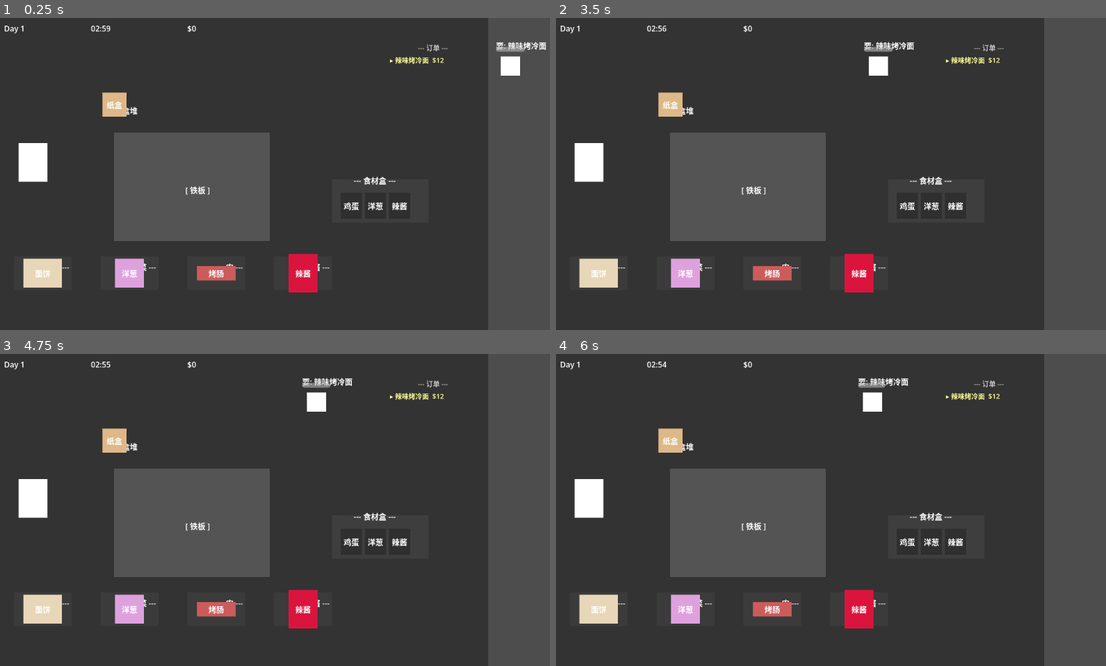
Above: before the commit, frames 1-4 (two rows, left to right).
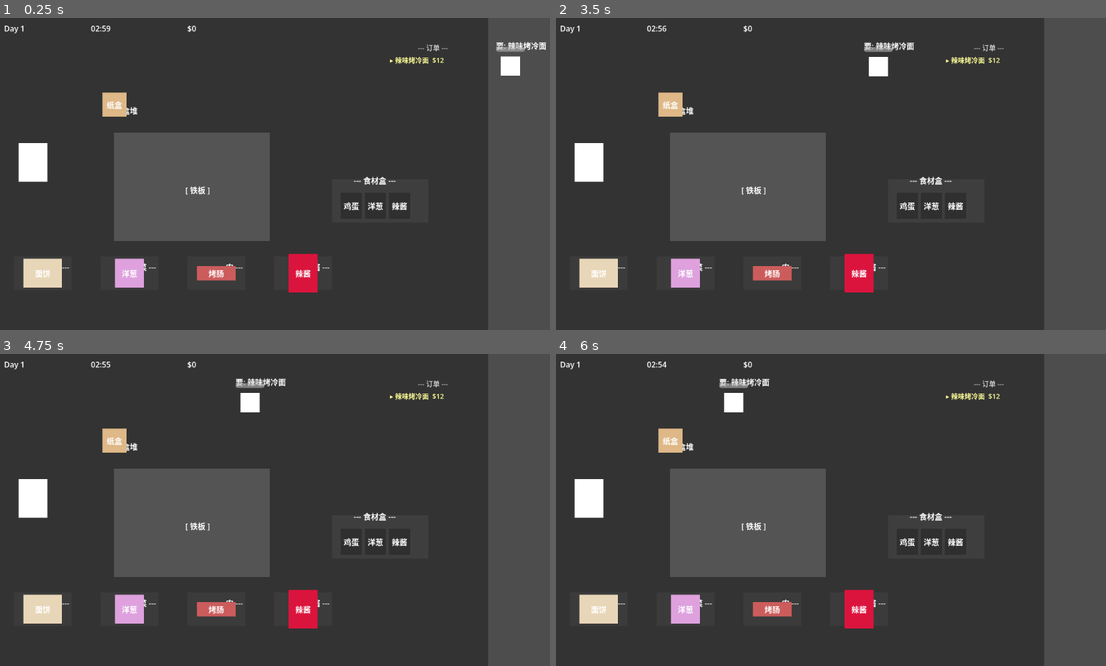
Above: after the commit, the same moments.

Repository: stitchohana/KaoLengMian
Game: Godot game, scene res://scenes/main.tscn
Two runs of this game, one before a commit and one after it. Both use one fixed random seed, a clock stepped at 60 frames per second and the inputs below.
Inputs (mouse positions are in pixels of both pictures, inside the frame that each line leads up to):
- Up to frame 1 (0.25 s): no input
- Up to frame 2 (3.5 s): move the mouse to (952, 158) at 0.52 s; click (952, 158) at 0.67 s; drag from (715, 189) to (1007, 64) at 1.27 s; move the mouse to (886, 105) at 2.02 s; click (886, 105) at 2.17 s; drag from (798, 236) to (671, 105) at 2.77 s
- Up to frame 3 (4.75 s): move the mouse to (440, 556) at 3.52 s; click (440, 556) at 3.67 s; drag from (104, 463) to (44, 609) at 4.27 s
- Up to frame 4 (6 s): move the mouse to (858, 510) at 5.02 s; click (858, 510) at 5.17 s; drag from (743, 432) to (688, 609) at 5.77 s

The runs differ from the first frame. In frame 2, less than 0.1% of the frame differs, in the area x 56-66%, y 7-19%; in frame 3, 0.9%, in the area x 42-65%, y 7-19%; in frame 4, 0.9%.

Commit message:
Fix: serving customer no longer affects current dish state
- Remove _get_dish().reset() from box.gd _serve_to_customer()
- _on_customer_left only resets on timeout, not on served
- _on_dish_boxed() handles reset when noodles enter box
- Increase cooked sausage hit area from 40x16 to 120x60
- Remove debug prints

Diff:
--- a/cook-m-2/scenes/main.tscn
+++ b/cook-m-2/scenes/main.tscn
@@ -17,13 +17,13 @@
 [node name="CustomerQueue" type="Node2D" parent="." unique_id=1741530147]
 
 [node name="QueuePos0" type="Marker2D" parent="CustomerQueue" unique_id=484734887]
-position = Vector2(650, 100)
+position = Vector2(293, 101)
 
 [node name="QueuePos1" type="Marker2D" parent="CustomerQueue" unique_id=1082363405]
-position = Vector2(800, 100)
+position = Vector2(479, 97)
 
 [node name="QueuePos2" type="Marker2D" parent="CustomerQueue" unique_id=1865426967]
-position = Vector2(950, 100)
+position = Vector2(647, 102)
 
 [node name="SpawnPoint" type="Marker2D" parent="." unique_id=2131335215]
 position = Vector2(1100, 100)
--- a/cook-m-2/scripts/box.gd
+++ b/cook-m-2/scripts/box.gd
@@ -69,6 +69,9 @@
 		}
 		state = BoxState.FILLED
 		_update_visual()
+		var main = get_node("/root/Main")
+		if main and main.has_method("_on_dish_boxed"):
+			main._on_dish_boxed()
 
 func _check_customer_drop() -> void:
 		var customers = get_tree().get_nodes_in_group("customer_drop_zone")
@@ -101,7 +104,6 @@
 		Session.daily_mismatch += 1
 
 	Session.daily_served += 1
-	_get_dish().reset()
 
 	var customer_node = zone_area.get_parent()
 	if customer_node is CharacterBody2D:
--- a/cook-m-2/scripts/grill.gd
+++ b/cook-m-2/scripts/grill.gd
@@ -85,8 +85,8 @@
 func _is_mouse_on_sausage(event: InputEvent) -> bool:
 	if event is InputEventMouseButton or event is InputEventMouseMotion:
 		var mouse = get_global_mouse_position()
-		var half = Vector2(20, 8)
-		var r = Rect2(sausage_pos.global_position - half, Vector2(40, 16))
+		var half = Vector2(60, 30)
+		var r = Rect2(sausage_pos.global_position - half, Vector2(120, 60))
 		return r.has_point(mouse)
 	return false
 
@@ -99,8 +99,8 @@
 func _handle_tap(dish: NoodleDish) -> void:
 	if _sausage_available and not _sausage_flying:
 		var mouse = get_global_mouse_position()
-		var half = Vector2(20, 8)
-		var r = Rect2(sausage_pos.global_position - half, Vector2(40, 16))
+		var half = Vector2(60, 30)
+		var r = Rect2(sausage_pos.global_position - half, Vector2(120, 60))
 		if r.has_point(mouse):
 			_sausage_flying = true
 			var target = cook_pos.global_position - sausage_pos.global_position
@@ -170,6 +170,7 @@
 	_set_layer_visible("boxed", dish.boxed)
 
 	if dish.can_spread_egg() and egg_timer.is_stopped():
+		print("EGG_TIMER: starting, egg_cracked=", dish.egg_cracked, " egg_spread=", dish.egg_spread)
 		egg_timer.start(Config.data.egg_spread_time)
 
 func _set_layer_visible(name: String, visible: bool) -> void:
--- a/cook-m-2/scripts/main.gd
+++ b/cook-m-2/scripts/main.gd
@@ -239,7 +239,6 @@
 
 func _on_sausage_arrived(_id: String) -> void:
 	sausage_raw.hide()
-	sausage_raw.call_deferred("set", "_can_click", false)
 	var flying = ITEM_SCENES.sausage.instantiate()
 	flying.item_color = Color(0.80, 0.36, 0.36)
 	flying.display_name = ""
@@ -274,6 +273,16 @@
 	else:
 		drag.global_position = grill_area.global_position
 	add_child(drag)
+
+func _on_dish_boxed() -> void:
+	Session.current_dish.reset()
+	for slot in [egg_slot, onion_slot, chili_slot]:
+		for child in slot.get_children():
+			if child is Area2D:
+				child.hide()
+	_reset_prep_items()
+	if _grill_node and _grill_node.has_method("reset"):
+		_grill_node.reset()
 
 func _on_sausage_dropped(_zone: Node) -> void:
 	# 隐藏生烤肠，通知铁板开始烤制
@@ -354,24 +363,25 @@
 	_clear_day()
 
 func _on_customer_left(_customer: Node, reason: String) -> void:
-	Session.current_dish.reset()
-	for slot in [egg_slot, onion_slot, chili_slot]:
-		for child in slot.get_children():
-			if child is Area2D:
-				child.hide()
-	if noodle_item and is_instance_valid(noodle_item):
-		noodle_item._can_click = true
-	if chicken_item and is_instance_valid(chicken_item):
-		chicken_item._can_click = true
-	if onion_block and is_instance_valid(onion_block):
-		onion_block.reset()
-	if chili_barrel and is_instance_valid(chili_barrel):
-		chili_barrel._can_click = true
-	if sausage_raw and is_instance_valid(sausage_raw):
-		sausage_raw.show()
-		sausage_raw._can_click = true
-	if _grill_node and _grill_node.has_method("reset"):
-		_grill_node.reset()
+	if reason == "timeout":
+		Session.current_dish.reset()
+		for slot in [egg_slot, onion_slot, chili_slot]:
+			for child in slot.get_children():
+				if child is Area2D:
+					child.hide()
+		if noodle_item and is_instance_valid(noodle_item):
+			noodle_item._can_click = true
+		if chicken_item and is_instance_valid(chicken_item):
+			chicken_item._can_click = true
+		if onion_block and is_instance_valid(onion_block):
+			onion_block.reset()
+		if chili_barrel and is_instance_valid(chili_barrel):
+			chili_barrel._can_click = true
+		if sausage_raw and is_instance_valid(sausage_raw):
+			sausage_raw.show()
+			sausage_raw._can_click = true
+		if _grill_node and _grill_node.has_method("reset"):
+			_grill_node.reset()
 
 func _on_all_customers_done() -> void:
 	if Session.game_state == Session.GameState.DAY_ACTIVE:
